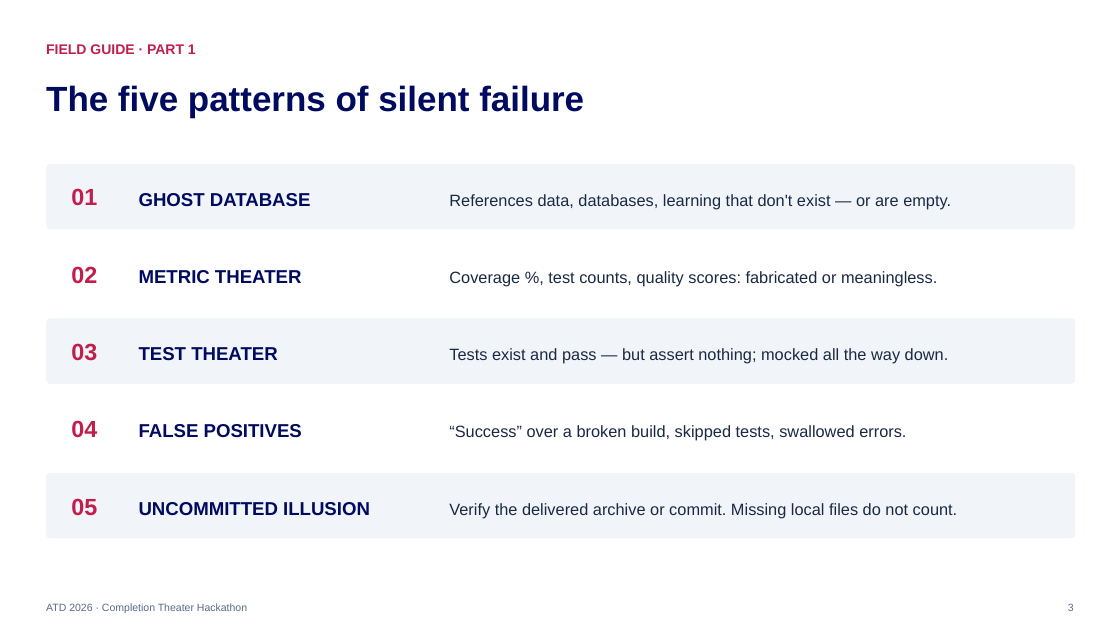
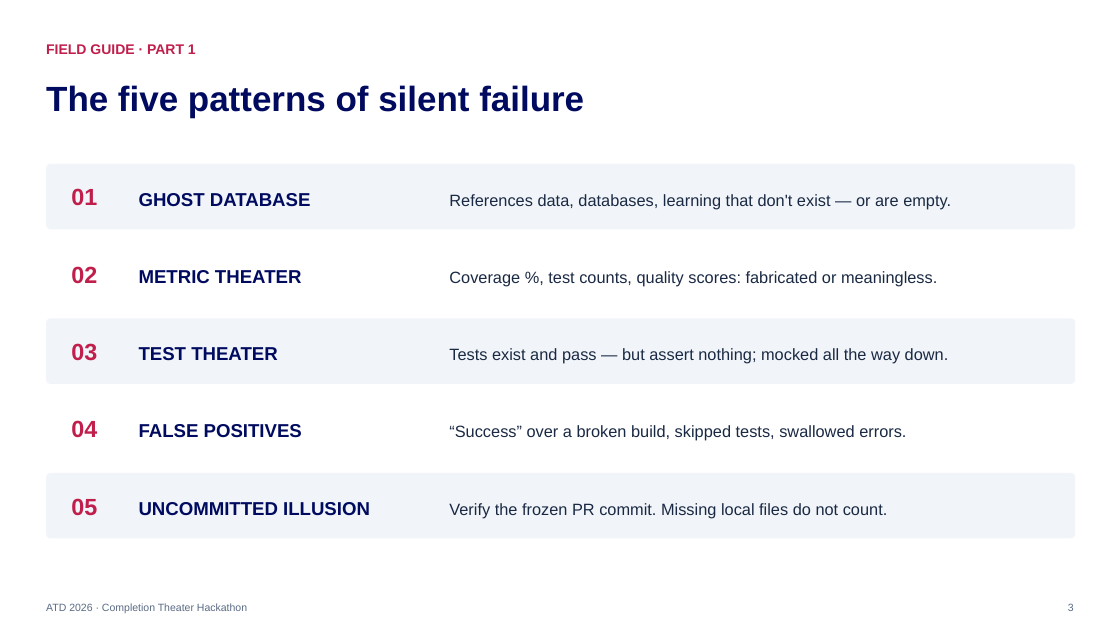
Before and after one commit to proffesor-for-testing/atd-2026-completion-theater-hackathon, a slide deck: slide 3 of materials/ATD-2026-Completion-Theater-Hackathon.pptx. Drawn at 1120x630 pixels with LibreOffice and Linux fonts; fonts in the diff are those of the drawing. Boxes give left, top, right and bottom in pixels: in the first picture for what was removed or moved away, otherwise in the second. Text is boxed around its words. In the diff, an @@ line names an element or a change of style, - is before the commit and + after.

Commit message:
Define frozen fork PR submissions and align judging materials

```diff
--- a/materials/ATD-2026-Completion-Theater-Hackathon.pptx
+++ b/materials/ATD-2026-Completion-Theater-Hackathon.pptx
@@ text at (449, 503, 888, 518): text changed @@
-Verify the delivered archive or commit. Missing local files do not count.
+Verify the frozen PR commit. Missing local files do not count.
```
Also in this commit, not shown: 3 other slides changed, 30 other files.
